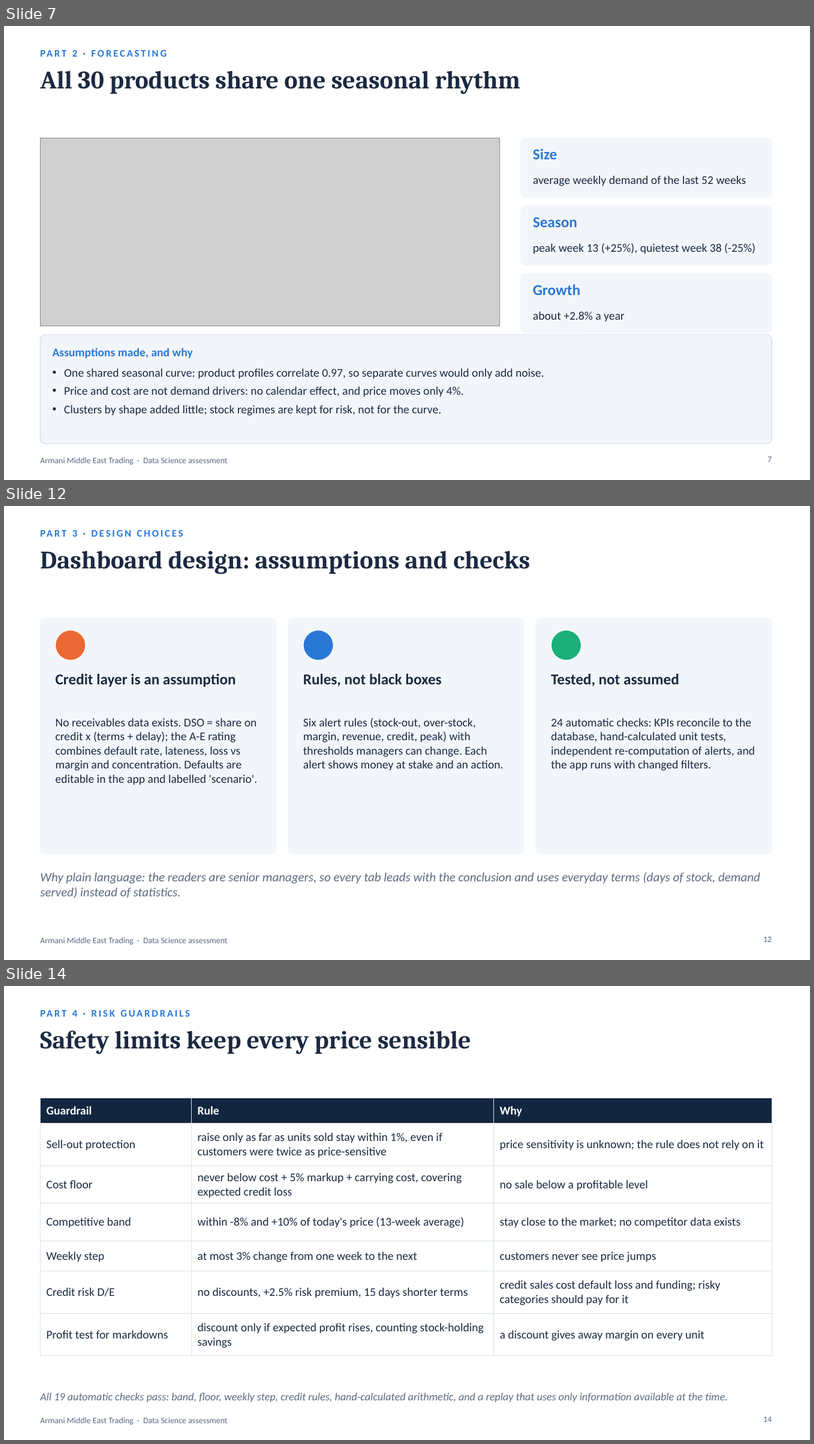
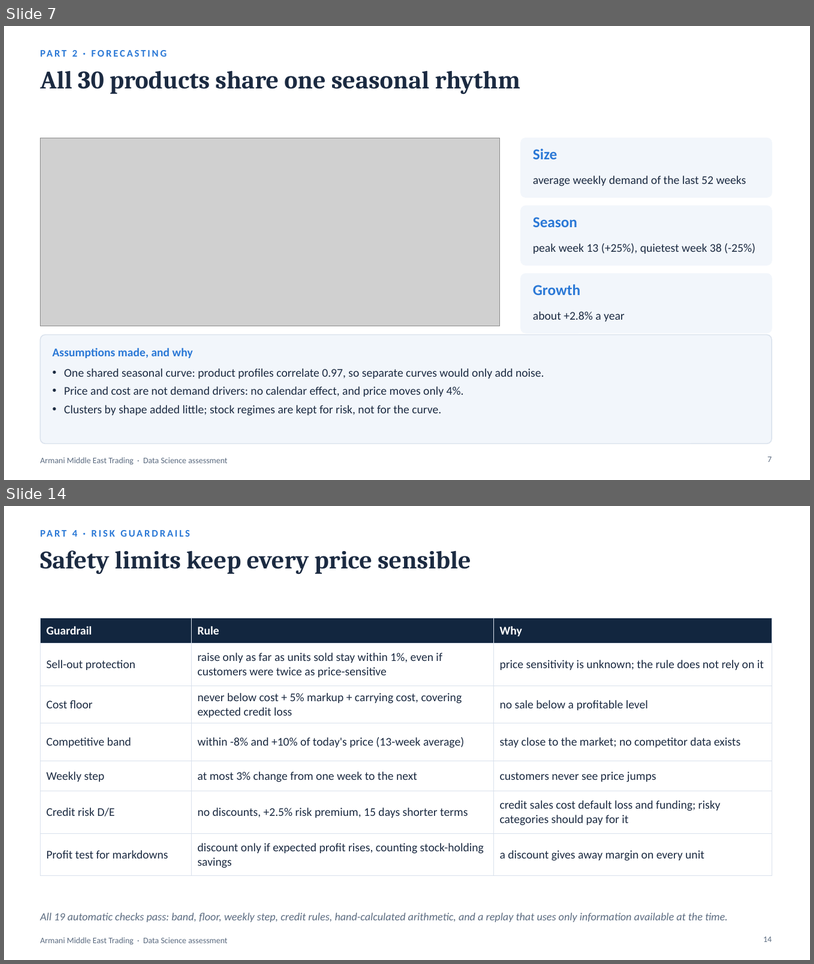
Before and after one commit to hrnademi/Technical_Assessment_HamidrezaNademi, a slide deck: Armani_Data_Science_Presentation.pptx. Shown one above the other, each under a label of ours: slides 7, 12 and 14 before the commit, slides 7 and 14 after it; the slides between them are not shown. The pictures are 814x1444 and 814x964 pixels, drawn with LibreOffice and Linux fonts; fonts in the diff are those of the drawing; grey boxes stand for pictures. Boxes give left, top, right and bottom in pixels: in the first picture for what was removed or moved away, otherwise in the second. Text is boxed around its words. In the diff, an @@ line names an element or a change of style, - is before the commit and + after.

```diff
--- a/Armani_Data_Science_Presentation.pptx
+++ b/Armani_Data_Science_Presentation.pptx
@@ slide 12 removed at [4, 506, 810, 960], background #FFFFFF; not listed: 1 template element that a slide beside it also shows @@
@@ text removed at [72, 530, 77, 537] @@
-PART 3 · DESIGN CHOICES
@@ title removed at [40, 550, 530, 574] @@
-Dashboard design: assumptions and checks
@@ rounded rectangle removed at [40, 618, 276, 854] @@
@@ ellipse removed at [56, 630, 86, 660] @@
@@ rounded rectangle removed at [288, 618, 524, 854] @@
@@ ellipse removed at [303, 630, 333, 660] @@
@@ rounded rectangle removed at [536, 618, 772, 854] @@
@@ ellipse removed at [551, 630, 582, 660] @@
@@ text removed at [56, 673, 236, 687] @@
-Credit layer is an assumption
@@ text removed at [303, 673, 441, 686] @@
-Rules, not black boxes
@@ text removed at [551, 673, 680, 686] @@
-Tested, not assumed
@@ text removed at [56, 718, 258, 784] @@
-No receivables data exists. DSO = share on credit x (terms + delay); the A-E rating combines default rate, lateness, loss vs margin and concentration. Defaults are editable in the app and labelled 'scenario'.
@@ text removed at [303, 718, 503, 770] @@
-Six alert rules (stock-out, over-stock, margin, revenue, credit, peak) with thresholds managers can change. Each alert shows money at stake and an action.
@@ text removed at [551, 718, 755, 771] @@
-24 automatic checks: KPIs reconcile to the database, hand-calculated unit tests, independent re-computation of alerts, and the app runs with changed filters.
@@ text removed at [40, 872, 761, 898] @@
-Why plain language: the readers are senior managers, so every tab leads with the conclusion and uses everyday terms (days of stock, demand served) instead of statistics.
@@ page number removed at [764, 936, 772, 942] @@
-12
```
Also in this commit, not shown: 8 slides changed, 5 slides added, 4 other slides removed, 1 other file.
